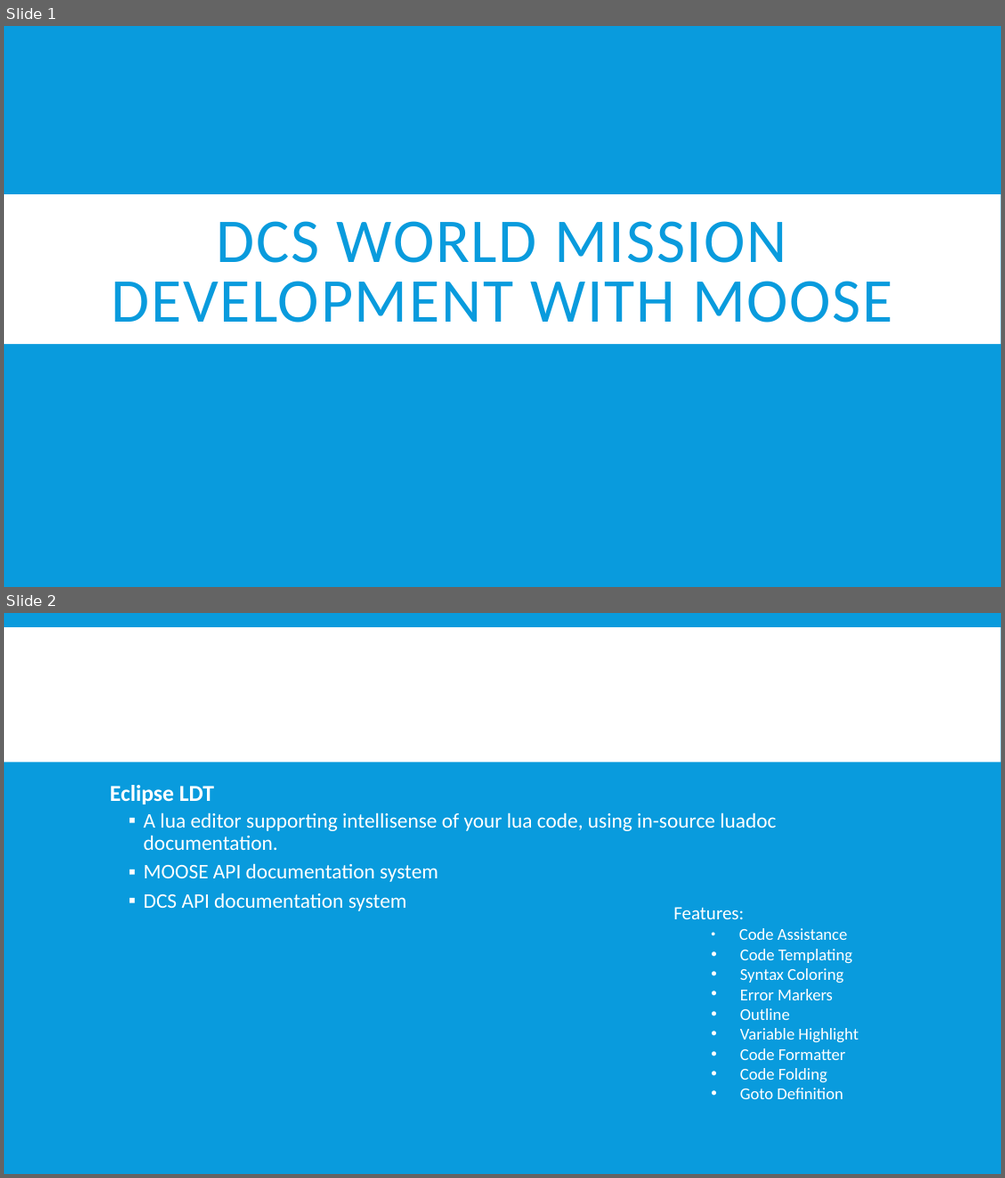
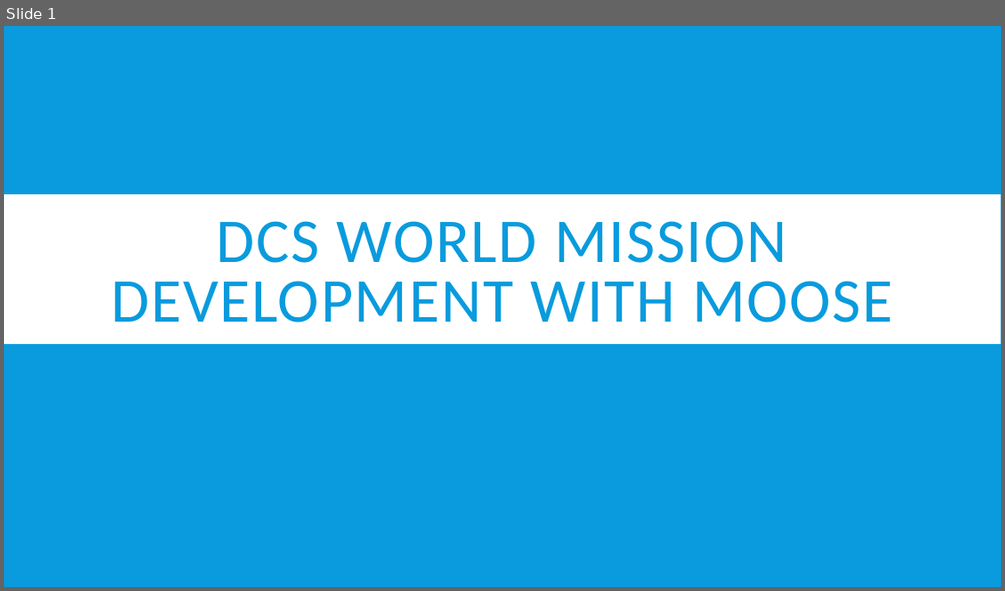
Before and after one commit to FlightControl-Master/MOOSE, a slide deck: Presentations/DCS World - MOOSE - Development - Part 3 - The DATABASE - UNIT - CLIENT - GROUP - ZONE, .pptx. Shown one above the other, each under a label of ours: slides 1 and 2 before the commit, slide 1 after it. The pictures are 1005x1178 and 1005x591 pixels, drawn with LibreOffice and Linux fonts; fonts in the diff are those of the drawing; background and template pictures are left out. Boxes give left, top, right and bottom in pixels: in the first picture for what was removed or moved away, otherwise in the second. Text is boxed around its words. In the diff, an @@ line names an element or a change of style, - is before the commit and + after.

```diff
--- a/Presentations/DCS World - MOOSE - Development - Part 3 - The DATABASE - UNIT - CLIENT - GROUP - ZONE, .pptx
+++ b/Presentations/DCS World - MOOSE - Development - Part 3 - The DATABASE - UNIT - CLIENT - GROUP - ZONE, .pptx
@@ slide 2 removed at (4,613,1001,1174), background #099BDD @@
@@ rectangle removed at (4,627,1001,762) @@
@@ text removed at (110,785,776,911) @@
-Eclipse LDT
-  ▪ A lua editor supporting intellisense of your lua code, using in-source luadoc documentation.
-  ▪ MOOSE API documentation system
-  ▪ DCS API documentation system
@@ title removed at (144,813,632,878) @@
-PART 2: USING ECLIPSE AND MOOSE
@@ text removed at (673,907,858,1099) @@
-Features:
-  • Code Assistance
-  • Code Templating
-  • Syntax Coloring
-  • Error Markers
-  • Outline
-  • Variable Highlight
-  • Code Formatter
-  • Code Folding
-  • Goto Definition
```
Also in this commit, not shown: 6 slides changed, 7 slides added.
